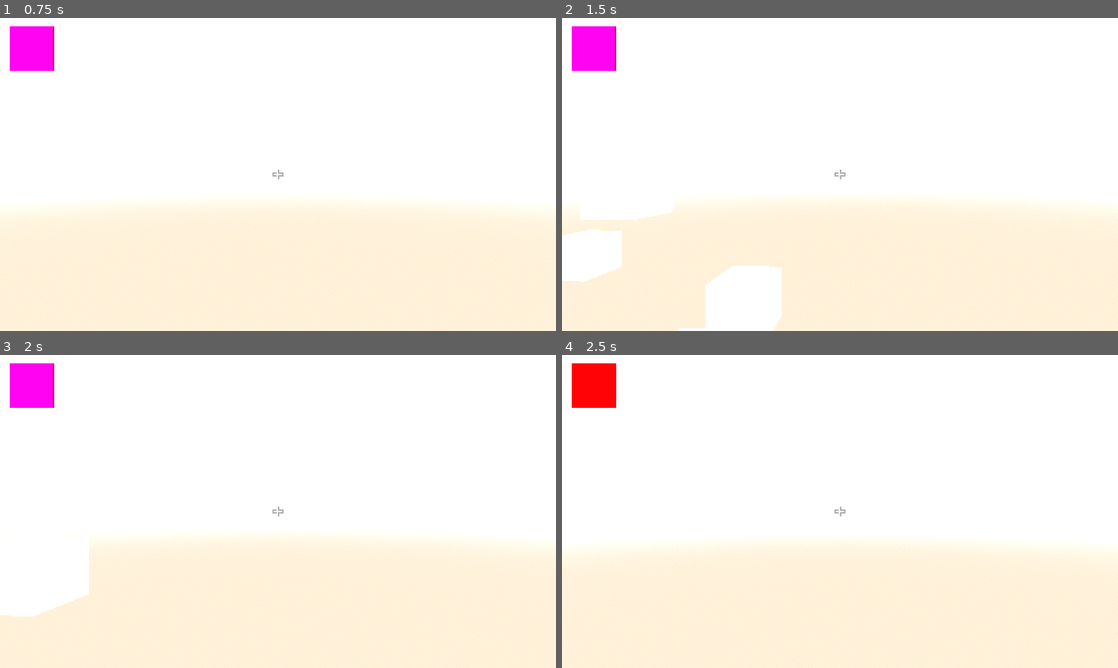
Above: before the commit, frames 1-4 (two rows, left to right).
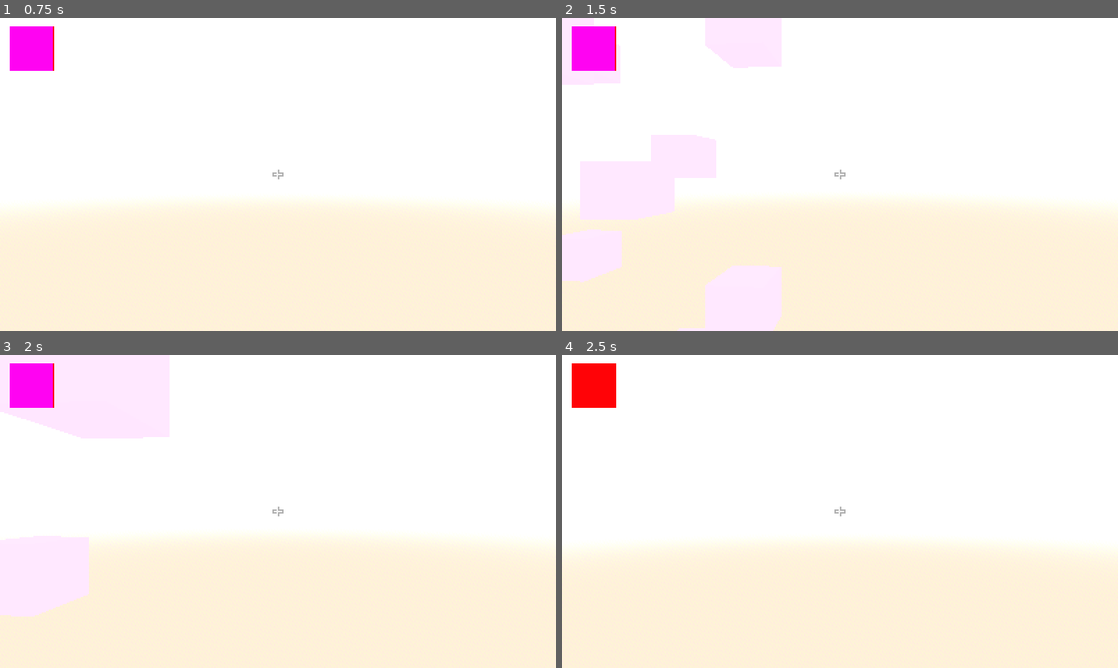
Above: after the commit, the same moments.

Repository: kurilluk/SkyHop-e-
Game: Godot game, scene res://sky/sky.tscn
Two runs of this game, one before a commit and one after it. Both use one fixed random seed, a clock stepped at 60 frames per second and the inputs below.
Inputs (mouse positions are in pixels of both pictures, inside the frame that each line leads up to):
- Up to frame 1 (0.75 s): tap Enter at 0.5 s; move the mouse to (305, 174) at 0.52 s; hold W (move_forward) from 0.53 s (still down); click (305, 174) at 0.6 s
- Up to frame 2 (1.5 s): keep holding W (move_forward); tap Space (jump) at 0.77 s; move the mouse to (812, 174) at 1.27 s; tap Shift (crouch) at 1.35 s
- Up to frame 3 (2 s): keep holding W (move_forward); tap Space (jump) at 1.52 s
- Up to frame 4 (2.5 s): keep holding W (move_forward); move the mouse to (851, 505) at 2.02 s; tap Mouse wheel down (next_block) at 2.1 s

Frame 1 is identical in both runs. In frame 2, 0.9% of the frame differs, in the area x 0-40%, y 7-22%; in frame 3, 2.1%, in the area x 0-31%, y 14-27%; in frame 4, nothing differs.

Commit message:
env - backup 2

Diff:
--- a/sky/box.tscn
+++ b/sky/box.tscn
@@ -1,6 +1,9 @@
-[gd_scene load_steps=3 format=3 uid="uid://8i6bu0hjfb3u"]
+[gd_scene load_steps=4 format=3 uid="uid://8i6bu0hjfb3u"]
 
 [sub_resource type="BoxShape3D" id="BoxShape3D_w7f5x"]
+
+[sub_resource type="StandardMaterial3D" id="StandardMaterial3D_w7f5x"]
+albedo_color = Color(1, 0.180392, 1, 1)
 
 [sub_resource type="BoxMesh" id="BoxMesh_w7f5x"]
 
@@ -12,4 +15,5 @@
 shape = SubResource("BoxShape3D_w7f5x")
 
 [node name="MeshInstance3D" type="MeshInstance3D" parent="."]
+material_override = SubResource("StandardMaterial3D_w7f5x")
 mesh = SubResource("BoxMesh_w7f5x")
--- /dev/null
+++ b/sky/environment_sky.tscn
@@ -0,0 +1,26 @@
+[gd_scene load_steps=4 format=3 uid="uid://cvr6etycda321"]
+
+[sub_resource type="ProceduralSkyMaterial" id="ProceduralSkyMaterial_gicfd"]
+sky_top_color = Color(0.32549, 0.878431, 1, 1)
+sky_horizon_color = Color(0.670588, 0.784314, 0.831373, 1)
+ground_bottom_color = Color(0.215686, 0.294118, 0.333333, 1)
+ground_horizon_color = Color(0.670588, 0.784314, 0.831373, 1)
+
+[sub_resource type="Sky" id="Sky_vpmf7"]
+sky_material = SubResource("ProceduralSkyMaterial_gicfd")
+
+[sub_resource type="Environment" id="Environment_ul2m1"]
+background_mode = 2
+sky = SubResource("Sky_vpmf7")
+ambient_light_color = Color(0.32549, 0.878431, 1, 1)
+ambient_light_sky_contribution = 0.5
+tonemap_mode = 2
+fog_light_color = Color(0.290196, 0.768627, 0.835294, 1)
+fog_density = 0.0025
+fog_height = 3.0
+fog_height_density = 0.02
+
+[node name="Node3D" type="Node3D"]
+
+[node name="WorldEnvironment" type="WorldEnvironment" parent="."]
+environment = SubResource("Environment_ul2m1")
